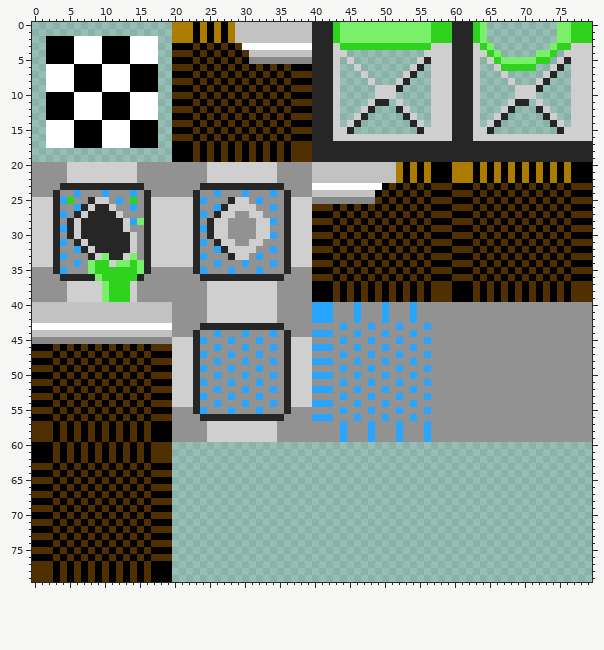
Two versions of one sprite sheet, tilesets/tls_sidewalk/output_tileset.png. The picture above was drawn from the file before the commit.
The file is 80x80 pixels. Colours within 5 levels of each other are drawn and written as one.
New version:
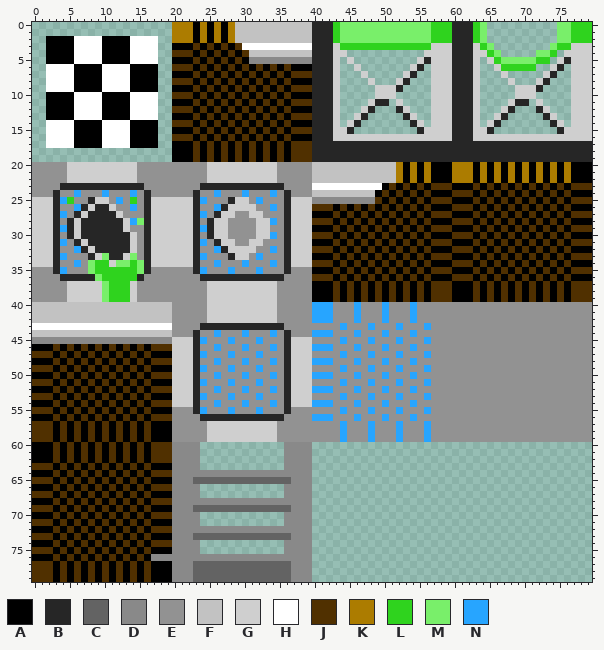
Palette (. is transparent): A #000000  B #262626  C #636363  D #898989  E #929292  F #c2c2c2  G #cfcfcf  H #ffffff  J #503000  K #ac7c00  L #2fd31e  M #79ef6a  N #27a5ff
Change:
{"y":60,"x":20,"old":"....","new":"DDDD"}
{"y":60,"x":36,"old":"....","new":"DDDD"}
{"y":61,"x":20,"old":"....","new":"DDDD"}
{"y":61,"x":36,"old":"....","new":"DDDD"}
{"y":62,"x":20,"old":"....","new":"DDDD"}
{"y":62,"x":36,"old":"....","new":"DDDD"}
{"y":63,"x":20,"old":"....","new":"DDDD"}
{"y":63,"x":36,"old":"....","new":"DDDD"}
{"y":64,"x":20,"old":"....................","new":"DDDDDDDDDDDDDDDDDDDD"}
{"y":65,"x":20,"old":"....................","new":"DDDCCCCCCCCCCCCCCDDD"}
{"y":66,"x":20,"old":"....","new":"DDDD"}
{"y":66,"x":36,"old":"....","new":"DDDD"}
{"y":67,"x":20,"old":"....","new":"DDDD"}
{"y":67,"x":36,"old":"....","new":"DDDD"}
{"y":68,"x":20,"old":"....................","new":"DDDDDDDDDDDDDDDDDDDD"}
{"y":69,"x":20,"old":"....................","new":"DDDCCCCCCCCCCCCCCDDD"}
{"y":70,"x":20,"old":"....","new":"DDDD"}
{"y":70,"x":36,"old":"....","new":"DDDD"}
{"y":71,"x":20,"old":"....","new":"DDDD"}
{"y":71,"x":36,"old":"....","new":"DDDD"}
{"y":72,"x":20,"old":"....................","new":"DDDDDDDDDDDDDDDDDDDD"}
{"y":73,"x":20,"old":"....................","new":"DDDCCCCCCCCCCCCCCDDD"}
{"y":74,"x":20,"old":"....","new":"DDDD"}
{"y":74,"x":36,"old":"....","new":"DDDD"}
{"y":75,"x":20,"old":"....","new":"DDDD"}
{"y":75,"x":36,"old":"....","new":"DDDD"}
{"y":76,"x":17,"old":"JJJ....................","new":"DDDDDDDDDDDDDDDDDDDDDDD"}
{"y":77,"x":20,"old":"....................","new":"DDDCCCCCCCCCCCCCCDDD"}
{"y":78,"x":20,"old":"....................","new":"DDDCCCCCCCCCCCCCCDDD"}
{"y":79,"x":20,"old":"....................","new":"DDDCCCCCCCCCCCCCCDDD"}
{"label":"changed","picture_box":[151,442,312,582]}
